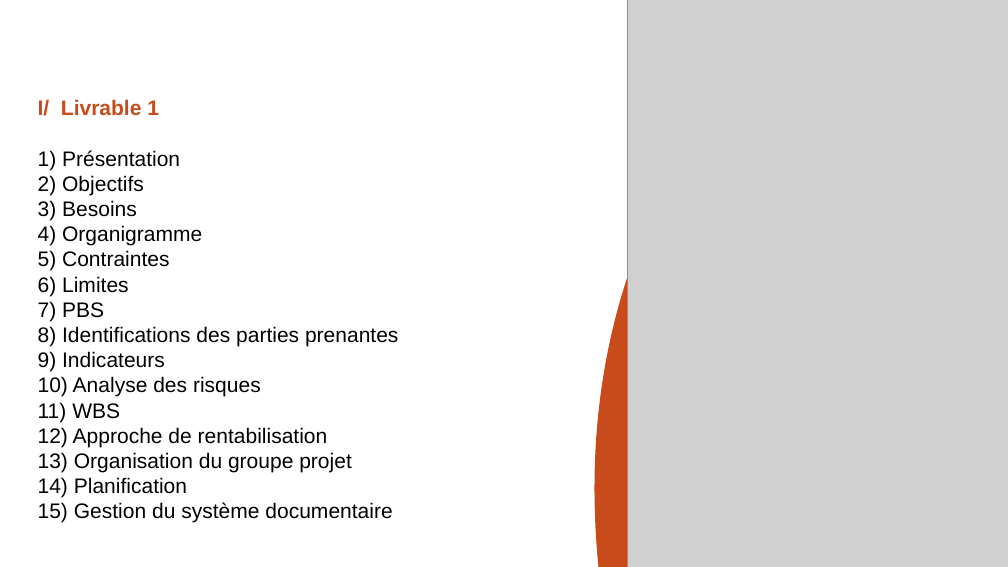
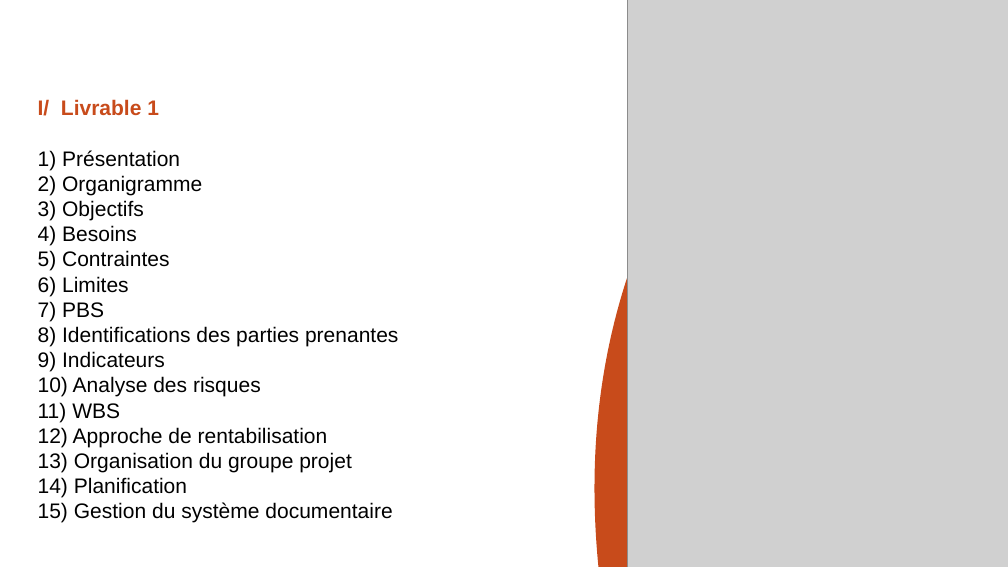
Before and after one commit to Sag64/PFR, a slide deck: slide 2 of Livrable1/Présentationpfr final.pptx. Drawn at 1008x567 pixels with LibreOffice and Linux fonts; fonts in the diff are those of the drawing; grey boxes stand for pictures; background and template pictures are left out. Boxes give left, top, right and bottom in pixels: in the first picture for what was removed or moved away, otherwise in the second. Text is boxed around its words. In the diff, an @@ line names an element or a change of style, - is before the commit and + after.

```diff
--- a/Livrable1/Présentationpfr final.pptx
+++ b/Livrable1/Présentationpfr final.pptx
@@ text at bbox=[38, 175, 202, 246]: text changed @@
-2) Objectifs
-3) Besoins
-4) Organigramme
+2) Organigramme
+3) Objectifs
+4) Besoins
```
Also in this commit, not shown: 5 other slides changed.
